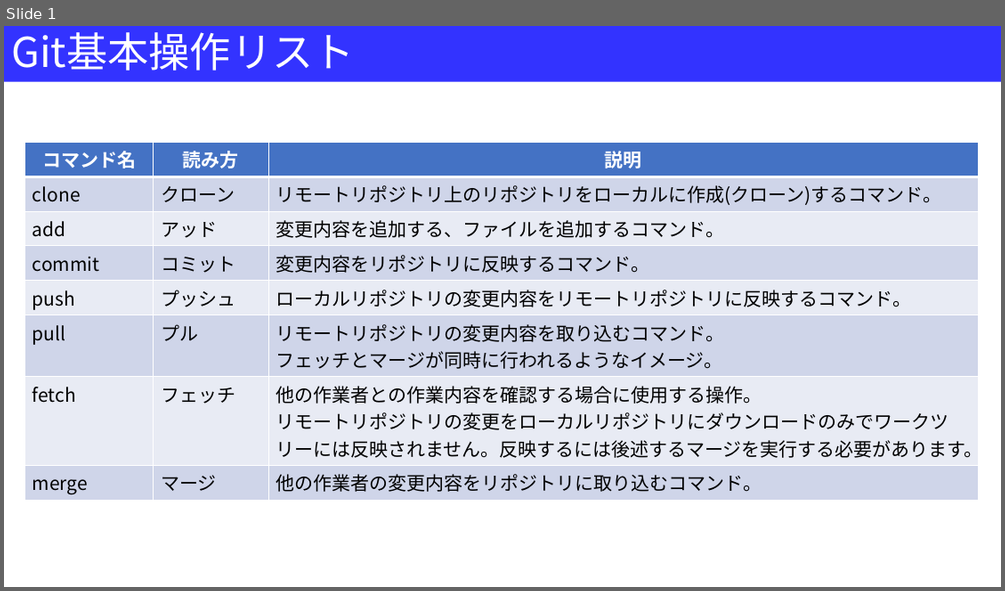
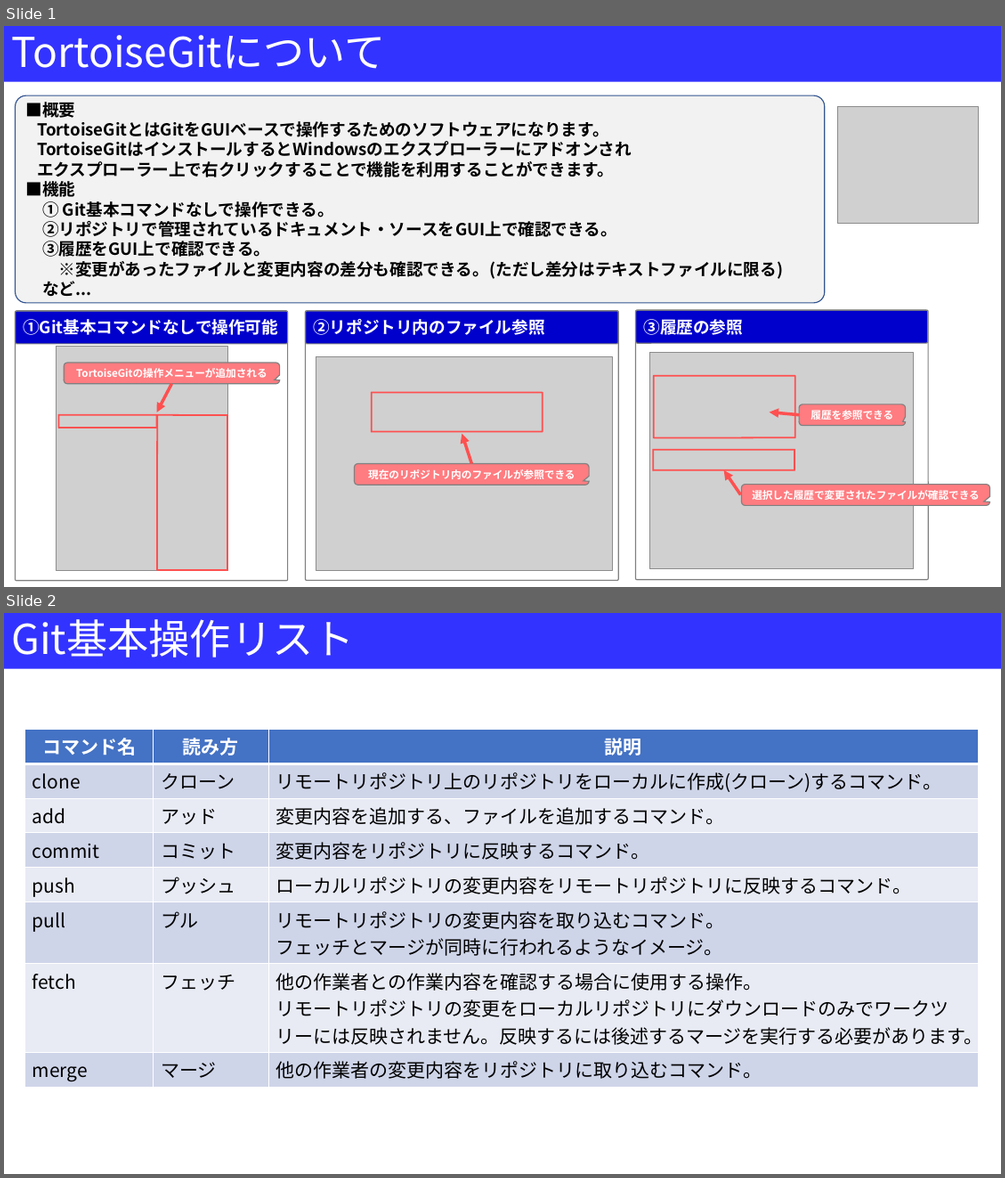
Before and after one commit to Kazu23-dot/Document, a slide deck: Git基本操作一覧.pptx. Shown one above the other, each under a label of ours: slide 1 before the commit, slides 1 and 2 after it. The pictures are 1005x591 and 1005x1178 pixels, drawn with LibreOffice and Linux fonts; fonts in the diff are those of the drawing; grey boxes stand for pictures. Boxes give left, top, right and bottom in pixels: in the first picture for what was removed or moved away, otherwise in the second. Text is boxed around its words. In the diff, an @@ line names an element or a change of style, - is before the commit and + after.

Commit message:
内容更新

```diff
--- a/Git基本操作一覧.pptx
+++ b/Git基本操作一覧.pptx
@@ slide 1 added at (4, 26, 1001, 587), background #FFFFFF @@
@@ title added at (4, 26, 1001, 81), fill #3333FF, 39.6 pt, text #FFFFFF @@
+TortoiseGitについて
@@ rounded rectangle added at (16, 95, 825, 303), fill #F2F2F2, outline #325491 1 pt, 16 pt, text #000000, bold @@
+■概要
+TortoiseGitとはGitをGUIベースで操作するためのソフトウェアになります。
+TortoiseGitはインストールするとWindowsのエクスプローラーにアドオンされ
+エクスプローラー上で右クリックすることで機能を利用することができます。
+■機能
+① Git基本コマンドなしで操作できる。
+②リポジトリで管理されているドキュメント・ソースをGUI上で確認できる。
+③履歴をGUI上で確認できる。
+※変更があったファイルと変更内容の差分も確認できる。(ただし差分はテキストファイルに限る)
+など...
@@ picture added at (838, 107, 979, 224) @@
@@ rounded rectangle added at (16, 311, 288, 344), fill #0000CC, outline #808080 1 pt, 16 pt, text #FFFFFF, bold @@
+①Git基本コマンドなしで操作可能
@@ rounded rectangle added at (16, 311, 288, 580), outline #808080 1 pt @@
@@ rounded rectangle added at (306, 311, 619, 344), fill #0000CC, outline #808080 1 pt, 16 pt, text #FFFFFF, bold @@
+②リポジトリ内のファイル参照
@@ rounded rectangle added at (306, 311, 619, 580), outline #808080 1 pt @@
@@ rounded rectangle added at (636, 310, 928, 343), fill #0000CC, outline #808080 1 pt, 16 pt, text #FFFFFF, bold @@
+③履歴の参照
@@ rounded rectangle added at (636, 310, 928, 580), outline #808080 1 pt @@
@@ picture added at (57, 346, 227, 571) @@
@@ rounded speech box added at (64, 362, 280, 384), fill #FF7C80, outline #808080 1 pt, 10 pt, text #FFFFFF, bold @@
+TortoiseGitの操作メニューが追加される
@@ picture added at (316, 356, 612, 570) @@
@@ picture added at (650, 352, 914, 569) @@
@@ arrow added from (171, 384) to (156, 412), #FF5050 3 pt @@
@@ rounded rectangle added at (372, 393, 542, 431), outline #FF5050 1.5 pt @@
@@ rounded rectangle added at (654, 376, 795, 438), outline #FF5050 1.5 pt @@
@@ rounded rectangle added at (58, 415, 156, 427), outline #FF5050 1.5 pt @@
@@ rounded rectangle added at (157, 415, 227, 570), outline #FF5050 1.5 pt @@
@@ arrow added from (799, 415) to (769, 412), #FF5050 3 pt @@
@@ rounded speech box added at (799, 404, 905, 426), fill #FF7C80, outline #808080 1 pt, 10 pt, text #FFFFFF, bold @@
+履歴を参照できる
@@ arrow added from (471, 464) to (461, 434), #FF5050 3 pt @@
@@ rounded rectangle added at (653, 450, 794, 470), outline #FF5050 1.5 pt @@
@@ rounded speech box added at (355, 464, 590, 484), fill #FF7C80, outline #808080 1 pt, 10 pt, text #FFFFFF, bold @@
+現在のリポジトリ内のファイルが参照できる
@@ arrow added from (741, 495) to (724, 470), #FF5050 3 pt @@
@@ rounded speech box added at (741, 484, 989, 506), fill #FF7C80, outline #808080 1 pt, 10 pt, text #FFFFFF, bold @@
+選択した履歴で変更されたファイルが確認できる
@@ what was slide 1 is now slide 2 @@
```
Also in this commit, not shown: 1 slide changed.
